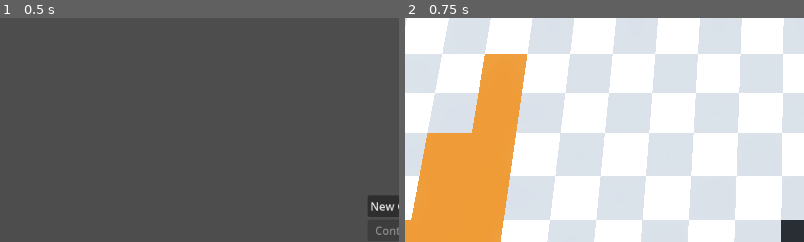
Above: before the commit, frames 1-2 (left to right).
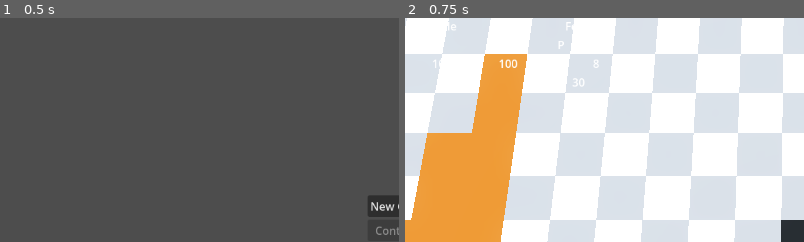
Above: after the commit, the same moments.

Repository: KaschaArtem/Hamlet
Game: Godot game, scene res://scenes/active_scenes/main_menu.tscn
The game is run twice, just before and just after one commit, with the same random seed, the same clock (stepped at 60 frames per second) and the same inputs.
Inputs:
- Up to frame 1 (0.5 s): no input
- Up to frame 2 (0.75 s): click "New Game" at 0.5 s
The pictures show only the part of the screen within x 0-50%, y 0-50%; the shares and areas given below are measured in that part.

Frame 1 is identical in both runs. In frame 2, 0.2% of the frame differs, in the area x 7-49%, y 1-31%.

Commit message:
added resources ui

Diff:
--- a/project.godot
+++ b/project.godot
@@ -83,13 +83,11 @@
 zoom_camera_out={
 "deadzone": 0.0,
 "events": [Object(InputEventKey,"resource_local_to_scene":false,"resource_name":"","device":0,"window_id":0,"alt_presse …(189 unchanged characters)…
-, Object(InputEventMouseButton,"resource_local_to_scene":false,"resource_name":"","device":-1,"window_id":0,"alt_pressed":false,"shift_pressed":false,"ctrl_pressed":false,"meta_pressed":false,"button_mask":0,"position":Vector2(0, 0),"global_position":Vector2(0, 0),"factor":1.0,"button_index":5,"canceled":false,"pressed":false,"double_click":false,"script":null)
 ]
 }
 zoom_camera_in={
 "deadzone": 0.0,
 "events": [Object(InputEventKey,"resource_local_to_scene":false,"resource_name":"","device":0,"window_id":0,"alt_presse …(189 unchanged characters)…
-, Object(InputEventMouseButton,"resource_local_to_scene":false,"resource_name":"","device":-1,"window_id":0,"alt_pressed":false,"shift_pressed":false,"ctrl_pressed":false,"meta_pressed":false,"button_mask":0,"position":Vector2(0, 0),"global_position":Vector2(0, 0),"factor":1.0,"button_index":4,"canceled":false,"pressed":false,"double_click":false,"script":null)
 ]
 }
 tilt_camera_down={
--- a/scenes/active_scenes/game.tscn
+++ b/scenes/active_scenes/game.tscn
@@ -46,12 +46,6 @@
 pasture_scene = ExtResource("5_g754w")
 tree_scene = ExtResource("8_inwm1")
 water_scene = ExtResource("9_cq3oe")
-NOISE_FREQUENCY = 0.08
-NOISE_FRACTAL_OCTAVES = 2
-NOISE_FRACTAL_GAIN = 0.25
-BASE_RADIUS = 5
-WATER_SPAWN = -0.65
-WOOD_SPAWN = 0.1499999999999999
 
 [node name="Pivot" type="Node3D" parent="." unique_id=1567863974 node_paths=PackedStringArray("ground", "camera")]
 script = ExtResource("1_amqpi")
@@ -63,7 +57,7 @@
 fov = 60.0
 size = 0.06
 
-[node name="UserInterface" type="CanvasLayer" parent="." uni …(100 unchanged characters)… n", "delete_button", "r_to_cancel_label")]
+[node name="UserInterface" type="CanvasLayer" parent="." uni …(100 unchanged characters)… n", "delete_button", "r_to_cancel_label", "actual_people", "max_people", "actual_wood", "max_wood", "actual_plant_food", "actual_animal_food", "max_food")]
 script = ExtResource("11_cq3oe")
 game = NodePath("..")
 house_button = NodePath("Buildings/HouseButton")
@@ -71,6 +65,13 @@
 pasture_button = NodePath("Buildings/PastureButton")
 delete_button = NodePath("Buildings/DeleteButton")
 r_to_cancel_label = NodePath("Buildings/RToCancelLabel")
+actual_people = NodePath("Resources/People/Actual")
+max_people = NodePath("Resources/People/Max")
+actual_wood = NodePath("Resources/Wood/Actual")
+max_wood = NodePath("Resources/Wood/Max")
+actual_plant_food = NodePath("Resources/Food/HBoxContainer/PlantFood/Actual")
+actual_animal_food = NodePath("Resources/Food/HBoxContainer/AnimalFood/Actual")
+max_food = NodePath("Resources/Food/Max")
 
 [node name="Buildings" type="HBoxContainer" parent="UserInterface" unique_id=468412475]
 anchors_preset = 2
@@ -107,6 +108,101 @@
 Cancel"
 horizontal_alignment = 1
 
+[node name="Resources" type="HBoxContainer" parent="UserInterface" unique_id=1390838301]
+offset_right = 300.0
+offset_bottom = 50.0
+size_flags_vertical = 0
+alignment = 1
+
+[node name="People" type="VBoxContainer" parent="UserInterface/Resources" unique_id=979201852]
+layout_mode = 2
+size_flags_horizontal = 3
+size_flags_vertical = 0
+alignment = 1
+
+[node name="Label" type="Label" parent="UserInterface/Resources/People" unique_id=888104190]
+layout_mode = 2
+text = "People"
+horizontal_alignment = 1
+
+[node name="Actual" type="Label" parent="UserInterface/Resources/People" unique_id=736337764]
+layout_mode = 2
+text = "-1"
+horizontal_alignment = 1
+
+[node name="Max" type="Label" parent="UserInterface/Resources/People" unique_id=1053048897]
+layout_mode = 2
+text = "-1"
+horizontal_alignment = 1
+
+[node name="Wood" type="VBoxContainer" parent="UserInterface/Resources" unique_id=1629022070]
+layout_mode = 2
+size_flags_horizontal = 3
+size_flags_vertical = 0
+alignment = 1
+
+[node name="Label" type="Label" parent="UserInterface/Resources/Wood" unique_id=577113684]
+layout_mode = 2
+text = "Wood"
+horizontal_alignment = 1
+
+[node name="Actual" type="Label" parent="UserInterface/Resources/Wood" unique_id=566058501]
+layout_mode = 2
+text = "-1"
+horizontal_alignment = 1
+
+[node name="Max" type="Label" parent="UserInterface/Resources/Wood" unique_id=567330826]
+layout_mode = 2
+text = "-1"
+horizontal_alignment = 1
+
+[node name="Food" type="VBoxContainer" parent="UserInterface/Resources" unique_id=659840406]
+layout_mode = 2
+size_flags_horizontal = 3
+
+[node name="Label" type="Label" parent="UserInterface/Resources/Food" unique_id=1398416456]
+layout_mode = 2
+text = "Food"
+horizontal_alignment = 1
+
+[node name="HBoxContainer" type="HBoxContainer" parent="UserInterface/Resources/Food" unique_id=897032362]
+layout_mode = 2
+
+[node name="PlantFood" type="VBoxContainer" parent="UserInterface/Resources/Food/HBoxContainer" unique_id=558894772]
+layout_mode = 2
+size_flags_horizontal = 3
+alignment = 1
+
+[node name="Label" type="Label" parent="UserInterface/Resources/Food/HBoxContainer/PlantFood" unique_id=762744876]
+layout_mode = 2
+text = "P"
+horizontal_alignment = 1
+
+[node name="Actual" type="Label" parent="UserInterface/Resources/Food/HBoxContainer/PlantFood" unique_id=1555861581]
+layout_mode = 2
+text = "-1"
+horizontal_alignment = 1
+
+[node name="AnimalFood" type="VBoxContainer" parent="UserInterface/Resources/Food/HBoxContainer" unique_id=1404124860]
+layout_mode = 2
+size_flags_horizontal = 3
+alignment = 1
+
+[node name="Label" type="Label" parent="UserInterface/Resources/Food/HBoxContainer/AnimalFood" unique_id=1096166456]
+layout_mode = 2
+text = "A"
+horizontal_alignment = 1
+
+[node name="Actual" type="Label" parent="UserInterface/Resources/Food/HBoxContainer/AnimalFood" unique_id=1992009122]
+layout_mode = 2
+text = "-1"
+horizontal_alignment = 1
+
+[node name="Max" type="Label" parent="UserInterface/Resources/Food" unique_id=1170403011]
+layout_mode = 2
+text = "-1"
+horizontal_alignment = 1
+
 [connection signal="pressed" from="UserInterface/Buildings/HouseButton" to="UserInterface" method="_on_house_button_pressed"]
 [connection signal="pressed" from="UserInterface/Buildings/FieldButton" to="UserInterface" method="_on_field_button_pressed"]
 [connection signal="pressed" from="UserInterface/Buildings/PastureButton" to="UserInterface" method="_on_pasture_button_pressed"]
--- a/scripts/game/camera.gd
+++ b/scripts/game/camera.gd
@@ -1,24 +1,21 @@
 extends Node3D
 
-# Rotation
-const ROTATION_SPEED = 1.2
-const MOVE_SPEED = 4.0
+@export var ground: Node3D
+@export var camera: Camera3D
 
-# Zoom
-const ZOOM_SPEED = 5.0
+@export_range(1.0, 5.0) var ROTATION_SPEED: float = 1.2
+@export_range(1.0, 10.0) var MOVE_SPEED: float = 4.0
+
+@export_range(1.0, 10.0) var ZOOM_SPEED = 5.0
 const MIN_RADIUS = 1.0
 const MAX_RADIUS = 10.0
 
-# Pitch (tilt) limits
-const PITCH_SPEED = 60
+@export_range(0, 150) var PITCH_SPEED = 60
 const MIN_PITCH_DEG = -89.9
 const MAX_PITCH_DEG = -10
 
 var radius: float
 var pitch_deg: float
-
-@export var ground: Node3D
-@export var camera: Camera3D
 
 func _ready():
 	radius = 4.0
--- a/scripts/game/game.gd
+++ b/scripts/game/game.gd
@@ -3,27 +3,34 @@
 @export var camera: Camera3D
 @export var ground: Node3D
 
+@export var human_resource = 4
+@export var max_human_resource = 10
+@export var wood_resource = 250
+@export var max_wood_resource = 100
+@export var plant_food_resource = 10
+@export var animal_food_resource = 8
+@export var max_food_resource = 30
+
 var building_action = -999
 
-func _ready() -> void:
-	pass
-
+func handle_mouse_selection() -> void:
+	var mouse_pos = get_viewport().get_mouse_position()
+	var ray_origin = camera.project_ray_origin(mouse_pos)
+	var ray_dir = camera.project_ray_normal(mouse_pos)
+	var ray_end = ray_origin + ray_dir * 1000
+	var query = PhysicsRayQueryParameters3D.create(ray_origin, ray_end)
+	var result = get_world_3d().direct_space_state.intersect_ray(query)
+	if result:
+		var tile_body = result.collider
+		var tile = tile_body.get_parent()
+		ground.update_grid_tile(tile, building_action)
 
 func _input(event):
 	if event is InputEventMouseButton \
 	and event.pressed \
 	and event.button_index == MOUSE_BUTTON_LEFT \
 	and building_action != -999:
-		var mouse_pos = get_viewport().get_mouse_position()
-		var ray_origin = camera.project_ray_origin(mouse_pos)
-		var ray_dir = camera.project_ray_normal(mouse_pos)
-		var ray_end = ray_origin + ray_dir * 1000
-		var query = PhysicsRayQueryParameters3D.create(ray_origin, ray_end)
-		var result = get_world_3d().direct_space_state.intersect_ray(query)
-		if result:
-			var tile_body = result.collider
-			var tile = tile_body.get_parent()
-			ground.update_grid_tile(tile, building_action)
+		handle_mouse_selection()
 
 	if Input.is_action_just_pressed("reload_game_scene"):
 		SceneManager.change_scene("res://scenes/active_scenes/game.tscn")
--- a/scripts/game/ground.gd
+++ b/scripts/game/ground.gd
@@ -5,7 +5,7 @@
 const TILE_SIZE = 0.5
 const GRID_CENTER = GRID_SIZE / 2
 
-@export var camera: Camera3D
+var noise := FastNoiseLite.new()
 
 @export var main_tile_scene: PackedScene   # index 999
 @export var tile_scene: PackedScene        # index 0
@@ -15,18 +15,14 @@
 @export var tree_scene: PackedScene        # index -1
 @export var water_scene: PackedScene       # index -2
 
-@export_range(0.0, 1.0) var NOISE_FREQUENCY: float
-@export_range(0, 10) var NOISE_FRACTAL_OCTAVES: int
-@export_range(0.0, 1.0) var NOISE_FRACTAL_GAIN: float
-
-@export_range(1, 8) var BASE_RADIUS: int
-
-@export_range(-1.0, 1.0) var WATER_SPAWN: float
-@export_range(-1.0, 1.0) var WOOD_SPAWN: float
+@export_range(0.0, 0.15) var NOISE_FREQUENCY: float = 0.08
+@export_range(0, 5) var NOISE_FRACTAL_OCTAVES: int = 2
+@export_range(0.0, 1.0) var NOISE_FRACTAL_GAIN: float = 0.25
+@export_range(1, 10) var BASE_RADIUS: int = 5
+@export_range(-1.0, 1.0) var WATER_SPAWN: float = -0.67
+@export_range(-1.0, 1.0) var WOOD_SPAWN: float = 0.15
 
 var ground_grid = []
-
-var noise := FastNoiseLite.new()
 
 func _ready() -> void:
 	init_ground_grid()
--- a/scripts/game/user_interface.gd
+++ b/scripts/game/user_interface.gd
@@ -8,12 +8,32 @@
 @export var delete_button: Button
 @export var r_to_cancel_label: Label
 
+@export var actual_people: Label
+@export var max_people: Label
+@export var actual_wood: Label
+@export var max_wood: Label
+@export var actual_plant_food: Label
+@export var actual_animal_food: Label
+@export var max_food: Label
+
+
 var prev_button: Button
 
 func _ready() -> void:
+	update_resources()
 	r_to_cancel_label.visible = false
 
-func handle_button_pressed(action_index: int, button: Button):
+func update_resources() -> void:
+	actual_people.text = str(game.human_resource)
+	max_people.text = str(game.max_human_resource)
+	actual_wood.text = str(game.wood_resource)
+	max_wood.text = str(game.max_wood_resource)
+	actual_plant_food.text = str(game.plant_food_resource)
+	actual_animal_food.text = str(game.animal_food_resource)
+	max_food.text = str(game.max_food_resource)
+
+
+func handle_building(action_index: int, button: Button) -> void:
 	game.building_action = action_index
 	r_to_cancel_label.visible = true
 	if prev_button:
@@ -23,7 +43,7 @@
 	else:
 		button.add_theme_color_override("font_color", Color.YELLOW)
 		prev_button = button
-func handle_r_button_preesed():
+func handle_cancel_building() -> void:
 	game.building_action = -999
 	r_to_cancel_label.visible = false
 	if prev_button:
@@ -31,23 +51,23 @@
 		prev_button = null
 
 func _on_house_button_pressed() -> void:
-	handle_button_pressed(1, house_button)
+	handle_building(1, house_button)
 func _on_field_button_pressed() -> void:
-	handle_button_pressed(2, field_button)
+	handle_building(2, field_button)
 func _on_pasture_button_pressed() -> void:
-	handle_button_pressed(3, pasture_button)
+	handle_building(3, pasture_button)
 func _on_delete_button_pressed() -> void:
-	handle_button_pressed(0, delete_button)
+	handle_building(0, delete_button)
 
 
 func _input(_event):
 	if Input.is_action_just_pressed("set_build_to_house"):
-		handle_button_pressed(1, house_button)
+		handle_building(1, house_button)
 	elif Input.is_action_just_pressed("set_build_to_field"):
-		handle_button_pressed(2, field_button)
+		handle_building(2, field_button)
 	elif Input.is_action_just_pressed("set_build_to_pasture"):
-		handle_button_pressed(3, pasture_button)
+		handle_building(3, pasture_button)
 	elif Input.is_action_just_pressed("set_build_to_tile"):
-		handle_button_pressed(0, delete_button)
+		handle_building(0, delete_button)
 	elif Input.is_action_just_pressed("clear_building_action"):
-		handle_r_button_preesed()
+		handle_cancel_building()
--- a/scripts/menu/main_menu.gd
+++ b/scripts/menu/main_menu.gd
@@ -5,13 +5,8 @@
 @export var settings_button: Button
 @export var exit_game_button: Button
 
-func _ready() -> void:
-	pass
-
 
 func _on_new_game_button_pressed() -> void:
 	SceneManager.change_scene("res://scenes/active_scenes/game.tscn")
-
-
 func _on_exit_game_button_pressed() -> void:
 	get_tree().quit()
